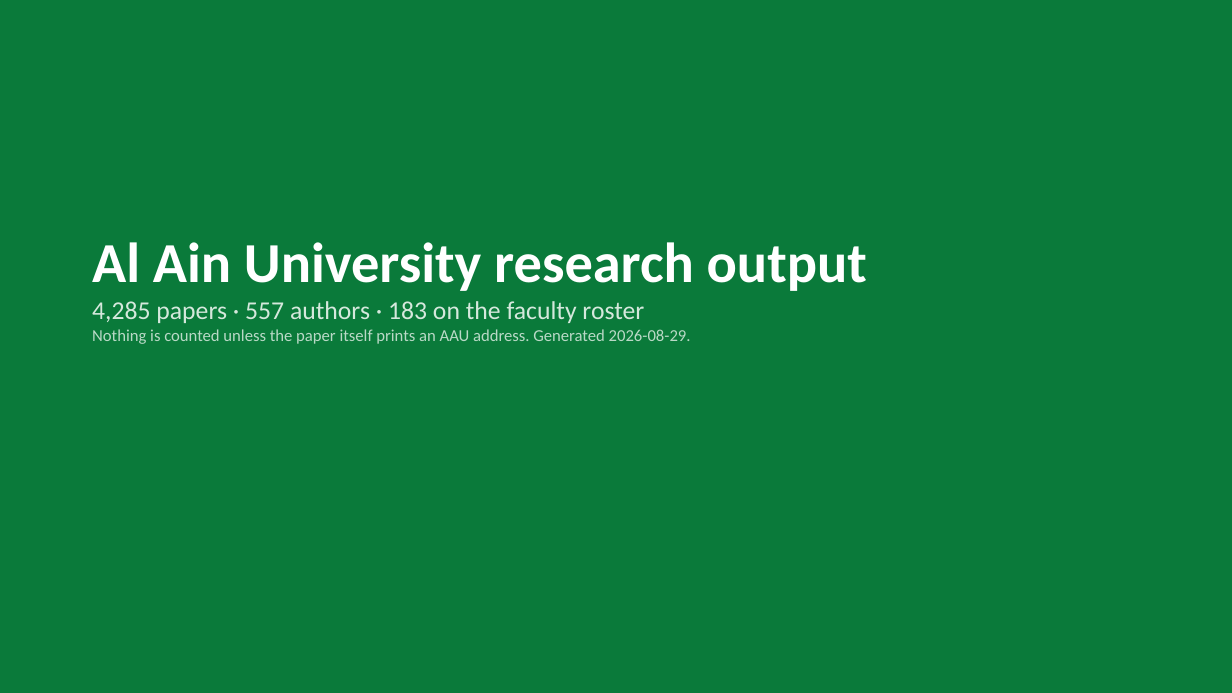
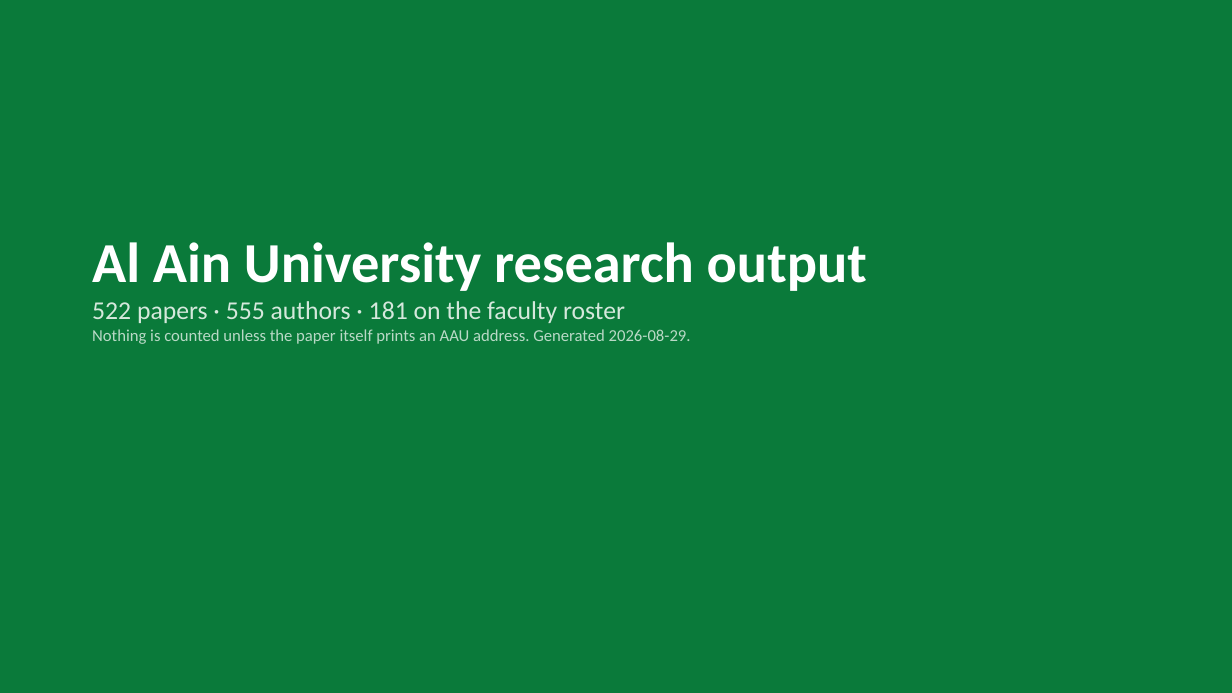
Before and after one commit to AbdallahAbouHajal/aau-research-tracker, a slide deck: slide 1 of docs/downloads/AAU_Research_Tracker.pptx. Drawn at 1232x693 pixels with LibreOffice and Linux fonts; fonts in the diff are those of the drawing. Boxes give left, top, right and bottom in pixels: in the first picture for what was removed or moved away, otherwise in the second. Text is boxed around its words. In the diff, an @@ line names an element or a change of style, - is before the commit and + after.

```diff
--- a/docs/downloads/AAU_Research_Tracker.pptx
+++ b/docs/downloads/AAU_Research_Tracker.pptx
@@ text at box(92, 301, 625, 323): text changed @@
-4,285 papers · 557 authors · 183 on the faculty roster
+522 papers · 555 authors · 181 on the faculty roster
```
Also in this commit, not shown: 1 slide added, 1 slide removed, 16 other files.
